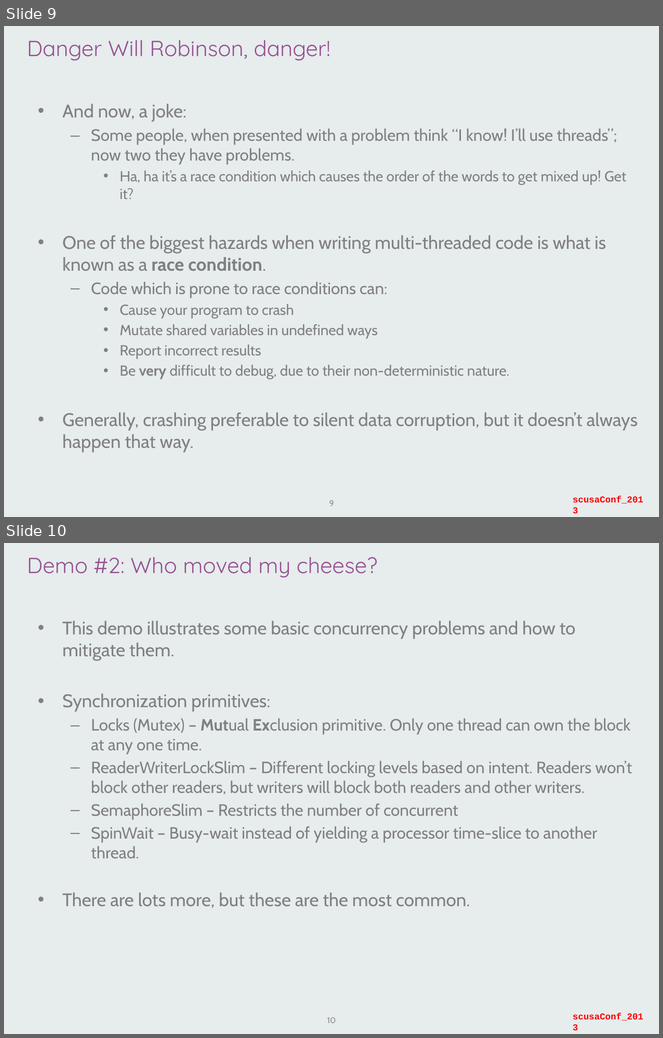
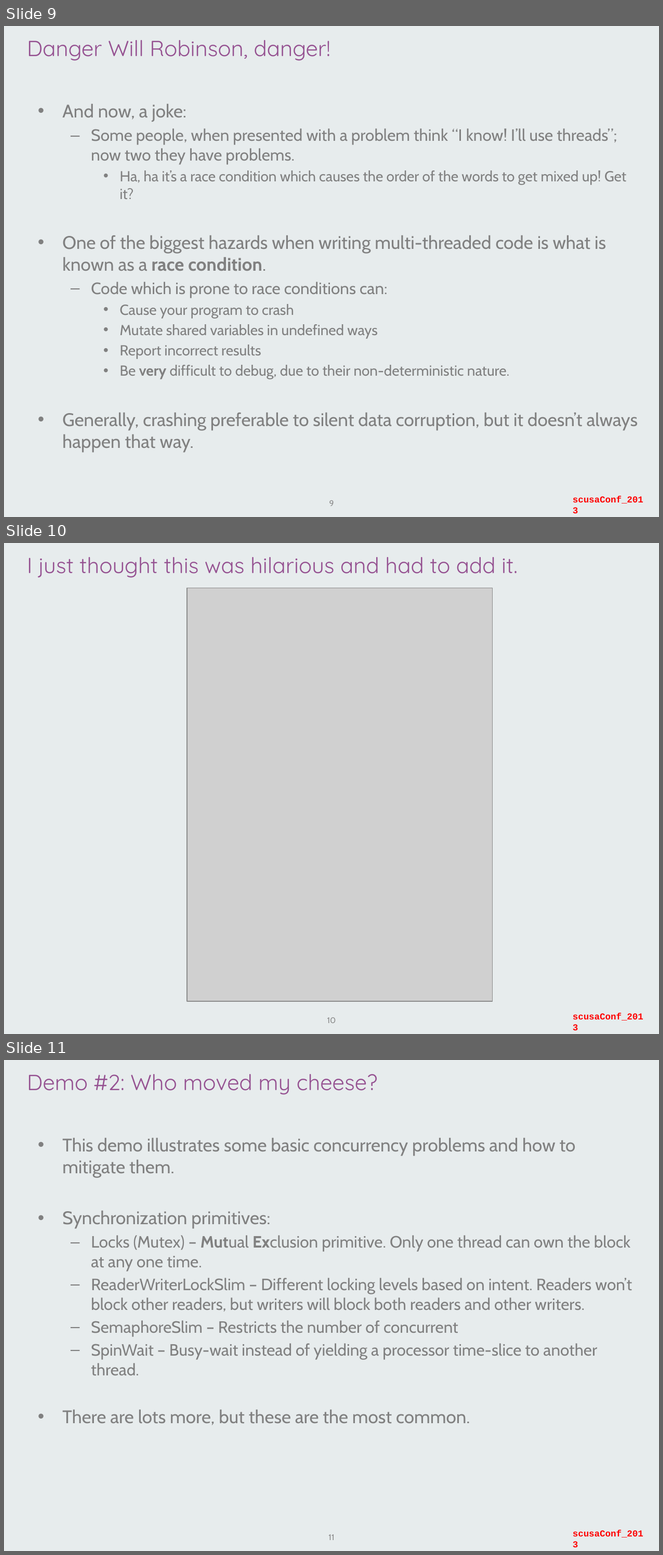
Before and after one commit to staticvoidmain/concurrency-demo, a slide deck: slides/scusaConf2013_concurrent.pptx. Shown one above the other, each under a label of ours: slides 9 and 10 before the commit, slides 9, 10 and 11 after it. The pictures are 663x1038 and 663x1555 pixels, drawn with LibreOffice and Linux fonts; fonts in the diff are those of the drawing; grey boxes stand for pictures; background and template pictures are left out. Boxes give left, top, right and bottom in pixels: in the first picture for what was removed or moved away, otherwise in the second. Text is boxed around its words. In the diff, an @@ line names an element or a change of style, - is before the commit and + after.

Commit message:
added programmer ryan gossling

```diff
--- a/slides/scusaConf2013_concurrent.pptx
+++ b/slides/scusaConf2013_concurrent.pptx
@@ slide 10 added at [4,543,659,1034], background picture (left out); not listed: 1 template element that a slide beside it also shows @@
@@ title added at [27,557,518,578], 24 pt, text #945191 @@
+I just thought this was hilarious and had to add it.
@@ picture added at [187,588,492,1002] @@
@@ page number added at [327,1018,336,1023], 9 pt, text #8C8C8C @@
+10
@@ what was slide 10 is now slide 11 @@
@@ page number at [328,1535,334,1540]: text changed @@
-10
+11
```
